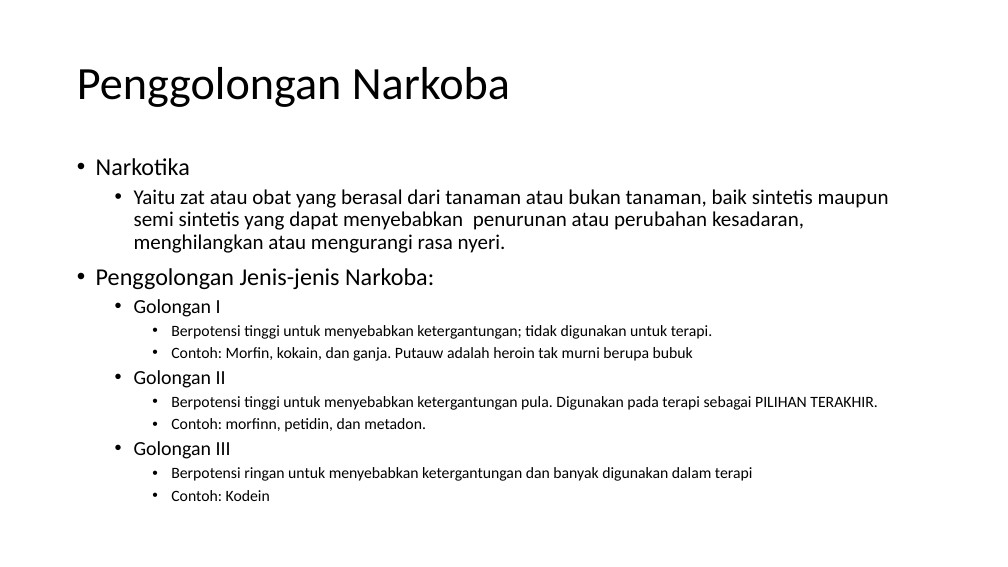
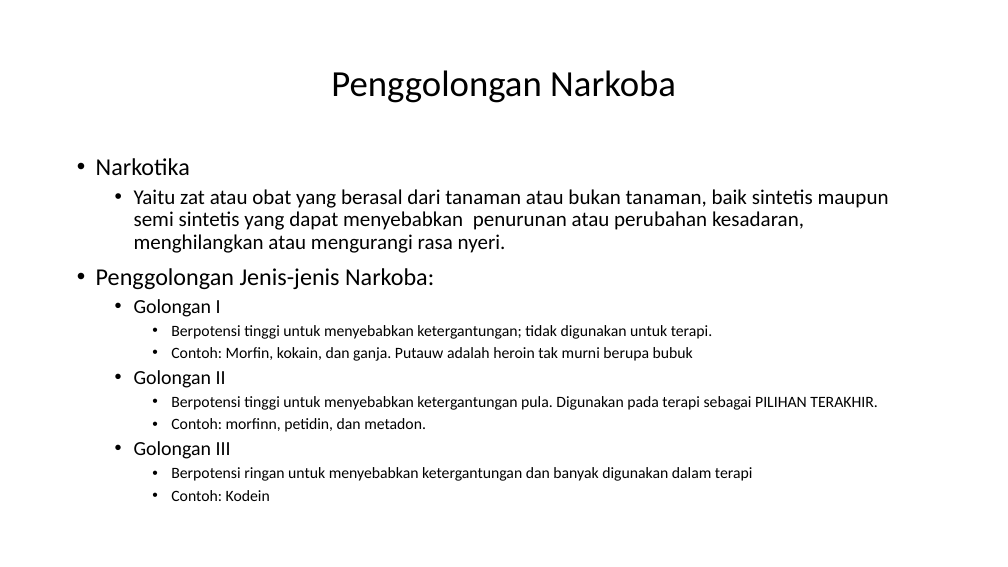
Before and after one commit to Galang23/galang23.github.io, a slide deck: slide 3 of tugas-sekolah/olahraga/NAPZA.pptx. Drawn at 1008x567 pixels with LibreOffice and Linux fonts; fonts in the diff are those of the drawing. Boxes give left, top, right and bottom in pixels: in the first picture for what was removed or moved away, otherwise in the second. Text is boxed around its words. In the diff, an @@ line names an element or a change of style, - is before the commit and + after.

```diff
--- a/tugas-sekolah/olahraga/NAPZA.pptx
+++ b/tugas-sekolah/olahraga/NAPZA.pptx
@@ title "Penggolongan Narkoba" at [331, 70, 676, 103]: size 44 to 35 pt; alignment left to centre @@
```
Also in this commit, not shown: 3 other slides changed, 12 slides added, 2 other files.
